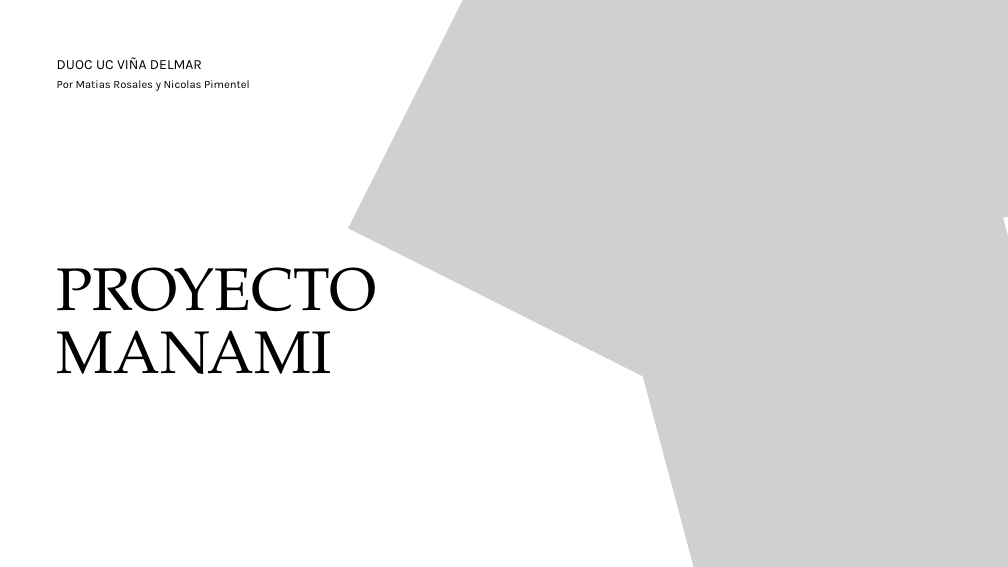
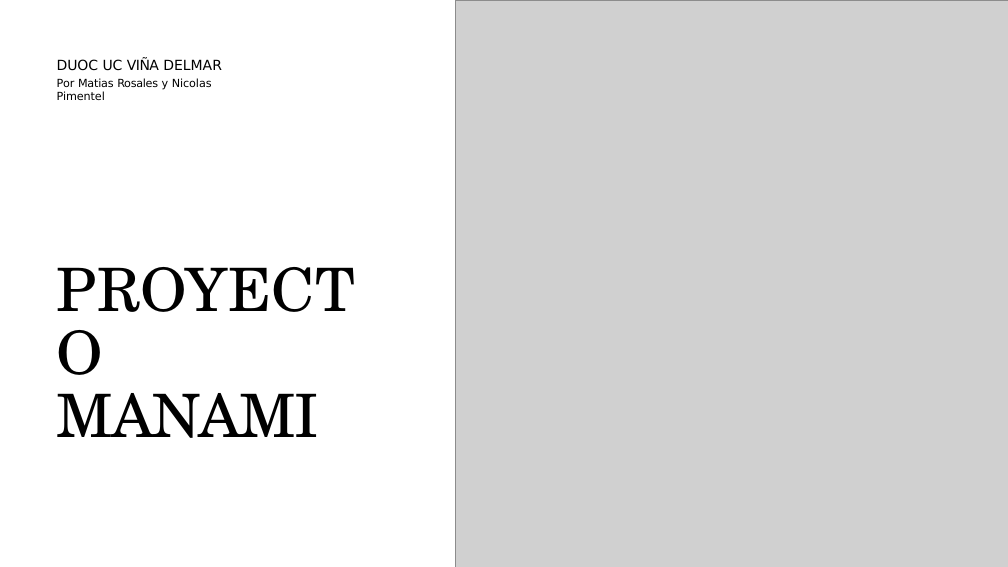
Before and after one commit to mpdp40/Proyecto_Optimisacion_MANANI-, a slide deck: slide 1 of fase 1/Evidencias_Grupales/Presentacíon Proyecto.pptx. Drawn at 1008x567 pixels with LibreOffice and Linux fonts; fonts in the diff are those of the drawing; grey boxes stand for pictures. Boxes give left, top, right and bottom in pixels: in the first picture for what was removed or moved away, otherwise in the second. Text is boxed around its words. In the diff, an @@ line names an element or a change of style, - is before the commit and + after.

```diff
--- a/fase 1/Evidencias_Grupales/Presentacíon Proyecto.pptx
+++ b/fase 1/Evidencias_Grupales/Presentacíon Proyecto.pptx
@@ picture removed at [348, 0, 886, 410] @@
@@ picture added at [455, 0, 1008, 567] @@
@@ picture removed at [734, 0, 1008, 234] @@
@@ title at [57, 58, 222, 71]: font Karla to DejaVu Sans in "DUOC UC VIÑA DELMAR"; letter spacing 0 to -0.2 pt in "DUOC"; letter spacing 0 to -0.1 pt in "UC DELMAR"; letter spacing 0 to -0.8 pt in "VIÑA"; indent changed; line spacing 21pt to 1; more space between paragraphs @@
@@ title at [57, 78, 212, 100]: paragraph added @@
+Por Matias Rosales y Nicolas Pimentel
@@ text removed at [57, 80, 249, 91] @@
-Por Matias Rosales y Nicolas Pimentel
@@ picture removed at [617, 179, 1008, 567] @@
@@ text "PROYECTO MANAMI": place and size @@
-text "PROYECTO MANAMI" at [57, 267, 377, 374]
+text "PROYECTO MANAMI" at [57, 393, 319, 438]
@@ text "PROYECTO MANAMI" at [57, 393, 319, 438]: size 85.8 to 85.5 pt, font TeX Gyre Pagella to TeX Gyre Schola; letter spacing 0 to 0.7 pt in "PROYECTO"; letter spacing 0 to -2.6 pt in "MANAMI"; indent changed; more space between paragraphs @@
```
Also in this commit, not shown: 19 other slides changed.
